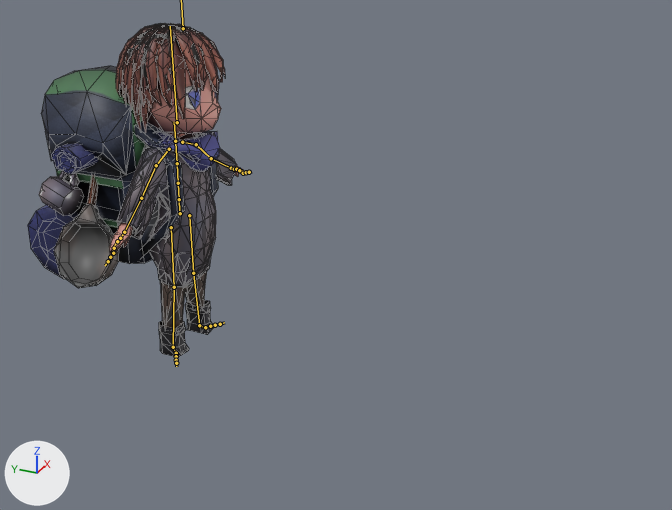
A saved change to the FBX model Assets/Models/BellonLowPolly.fbx.
The view is the same before and after, from a 50 mm lens placed at (-7.16, -4.85, 4.81), pointed at (-0.06, -1.65, 1.26). Every picture has the same lights, and +X, +Y and +Z are marked at lower left. The bones that bend it are drawn over the model as lines. Mesh edges are drawn as thin lines.

The first picture shows 'BellonBackpack', 'BellonBody'.
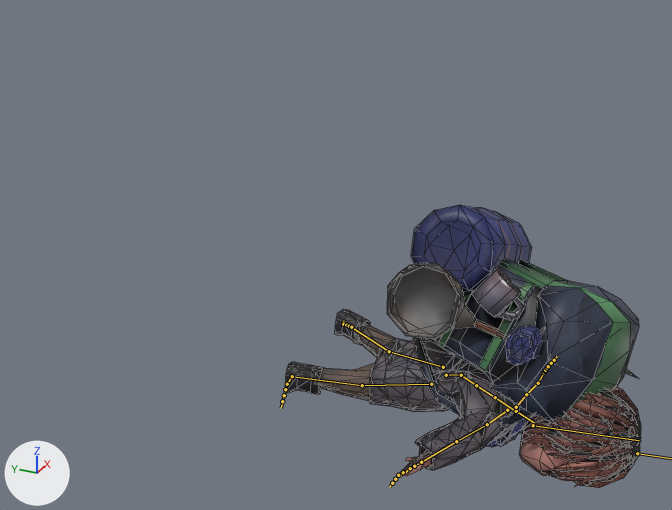
The newer file adds an action. The first version stands in its rest pose; the second is drawn at frame 160 of the action 'BellonPlayer|Die'.

Where the change shows, as pixel boxes (x1, y1, x2, y2) in the pictures (672 x 510 px):
'BellonBackpack', posed (32% wider)
    before: (28, 66, 218, 288)
    after: (387, 205, 639, 427)
'BellonBody', posed (162% wider, 46% shorter)
    before: (109, 23, 244, 357)
    after: (286, 309, 641, 488)
bone 'mixamorig:Hips', root to tip
    before: (180, 213) to (178, 197)
    after: (446, 375) to (463, 374)
bone 'mixamorig:Spine', root to tip
    before: (179, 199) to (178, 183)
    after: (461, 375) to (476, 385)
bone 'mixamorig:Head', root to tip
    before: (177, 122) to (170, 26)
    after: (533, 425) to (639, 440)
bone 'mixamorig:LeftShoulder', root to tip
    before: (182, 142) to (196, 144)
    after: (516, 407) to (526, 394)
bone 'mixamorig:LeftArm', root to tip
    before: (196, 144) to (211, 158)
    after: (526, 394) to (538, 383)
bone 'mixamorig:LeftForeArm', root to tip
    before: (211, 158) to (231, 168)
    after: (538, 383) to (544, 372)
bone 'mixamorig:LeftHandIndex1', root to tip
    before: (234, 169) to (236, 169)
    after: (545, 371) to (545, 370)
bone 'mixamorig:LeftHandIndex3', root to tip
    before: (239, 170) to (242, 170)
    after: (547, 368) to (550, 364)
bone 'mixamorig:RightShoulder', root to tip
    before: (169, 149) to (156, 165)
    after: (507, 410) to (487, 424)
bone 'mixamorig:RightArm', root to tip
    before: (156, 165) to (141, 198)
    after: (487, 424) to (456, 441)
bone 'mixamorig:RightForeArm', root to tip
    before: (141, 198) to (124, 232)
    after: (456, 441) to (421, 462)
bone 'mixamorig:RightHand', root to tip
    before: (124, 232) to (120, 238)
    after: (421, 462) to (414, 466)
bone 'mixamorig:RightHandIndex2', root to tip
    before: (117, 241) to (113, 247)
    after: (410, 468) to (404, 473)
bone 'mixamorig:LeftUpLeg', root to tip
    before: (189, 215) to (193, 273)
    after: (443, 367) to (389, 351)
bone 'mixamorig:LeftLeg', root to tip
    before: (193, 273) to (199, 325)
    after: (389, 351) to (343, 322)
bone 'mixamorig:RightUpLeg', root to tip
    before: (171, 227) to (174, 287)
    after: (431, 384) to (362, 385)
bone 'mixamorig:RightLeg', root to tip
    before: (174, 287) to (173, 347)
    after: (362, 385) to (292, 376)

The change, as a list of edits to the scene's bpy script:
```text
Change bone_mixamorig_hips:
    where bone_mixamorig_hips = bpy.data.objects['BellonPlayer'].pose.bones['mixamorig:Hips']
    bone_mixamorig_hips.location: (0.0, 0.0, 0.0) -> (0.0, -114.0, 280.0)
    bone_mixamorig_hips.rotation_quaternion: (1.0, 0.0, 0.0, 0.0) -> (0.8, 0.6, 0.0, 0.0)  # degrees (0, 0, 0) -> degrees (74, 0, 0)
Change bone_mixamorig_spine:
    where bone_mixamorig_spine = bpy.data.objects['BellonPlayer'].pose.bones['mixamorig:Spine']  # child of 'mixamorig:Hips'
    bone_mixamorig_spine.rotation_quaternion: (1.0, 0.0, 0.0, 0.0) -> (0.938, 0.281, -0.194, 0.062)  # degrees (0, 0, 0) -> degrees (33, -23, 0)
Change bone_mixamorig_head:
    where bone_mixamorig_head = bpy.data.objects['BellonPlayer'].pose.bones['mixamorig:Head']  # child of 'mixamorig:Neck'
    bone_mixamorig_head.rotation_quaternion: (1.0, 0.0, 0.0, 0.0) -> (0.954, -0.199, 0.211, -0.083)  # degrees (0, 0, 0) -> degrees (-26, 22, -15)
Change bone_mixamorig_leftshoulder:
    where bone_mixamorig_leftshoulder = bpy.data.objects['BellonPlayer'].pose.bones['mixamorig:LeftShoulder']  # child of 'mixamorig:Spine2'
    bone_mixamorig_leftshoulder.rotation_quaternion: (1.0, 0.0, 0.0, 0.0) -> (0.972, -0.118, 0.078, -0.188)  # degrees (0, 0, 0) -> degrees (-15, 6, -23)
Change bone_mixamorig_leftarm:
    where bone_mixamorig_leftarm = bpy.data.objects['BellonPlayer'].pose.bones['mixamorig:LeftArm']  # child of 'mixamorig:LeftShoulder'
    bone_mixamorig_leftarm.rotation_quaternion: (1.0, 0.0, 0.0, 0.0) -> (0.855, -0.133, -0.476, 0.156)  # degrees (0, 0, 0) -> degrees (-36, -51, 38)
Change bone_mixamorig_leftforearm:
    where bone_mixamorig_leftforearm = bpy.data.objects['BellonPlayer'].pose.bones['mixamorig:LeftForeArm']  # child of 'mixamorig:LeftArm'
    bone_mixamorig_leftforearm.rotation_quaternion: (1.0, 0.0, 0.0, 0.0) -> (0.985, 0.167, -0.004, -0.041)  # degrees (0, 0, 0) -> degrees (19, 0, -5)
Change bone_mixamorig_lefthandindex1:
    where bone_mixamorig_lefthandindex1 = bpy.data.objects['BellonPlayer'].pose.bones['mixamorig:LeftHandIndex1']  # child of 'mixamorig:LeftHand'
    bone_mixamorig_lefthandindex1.rotation_quaternion: (1.0, 0.0, 0.0, 0.0) -> (0.991, 0.12, 0.0, 0.063)  # degrees (0, 0, 0) -> degrees (14, -1, 7)
Change bone_mixamorig_lefthandindex3:
    where bone_mixamorig_lefthandindex3 = bpy.data.objects['BellonPlayer'].pose.bones['mixamorig:LeftHandIndex3']  # child of 'mixamorig:LeftHandIndex2'
    bone_mixamorig_lefthandindex3.rotation_quaternion: (1.0, 0.0, 0.0, 0.0) -> (0.995, -0.054, 0.025, -0.079)  # degrees (0, 0, 0) -> degrees (-6, 2, -9)
Change bone_mixamorig_rightshoulder:
    where bone_mixamorig_rightshoulder = bpy.data.objects['BellonPlayer'].pose.bones['mixamorig:RightShoulder']  # child of 'mixamorig:Spine2'
    bone_mixamorig_rightshoulder.rotation_quaternion: (1.0, 0.0, 0.0, 0.0) -> (0.929, -0.099, -0.187, -0.305)  # degrees (0, 0, 0) -> degrees (-4, -24, -35)
Change bone_mixamorig_rightarm:
    where bone_mixamorig_rightarm = bpy.data.objects['BellonPlayer'].pose.bones['mixamorig:RightArm']  # child of 'mixamorig:RightShoulder'
    bone_mixamorig_rightarm.rotation_quaternion: (1.0, 0.0, 0.0, 0.0) -> (0.945, -0.134, -0.29, 0.075)  # degrees (0, 0, 0) -> degrees (-20, -32, 15)
Change bone_mixamorig_rightforearm:
    where bone_mixamorig_rightforearm = bpy.data.objects['BellonPlayer'].pose.bones['mixamorig:RightForeArm']  # child of 'mixamorig:RightArm'
    bone_mixamorig_rightforearm.rotation_quaternion: (1.0, 0.0, 0.0, 0.0) -> (0.996, 0.083, 0.0, 0.033)  # degrees (0, 0, 0) -> degrees (10, 0, 4)
Change bone_mixamorig_righthand:
    where bone_mixamorig_righthand = bpy.data.objects['BellonPlayer'].pose.bones['mixamorig:RightHand']  # child of 'mixamorig:RightForeArm'
    bone_mixamorig_righthand.rotation_quaternion: (1.0, 0.0, 0.0, 0.0) -> (0.996, 0.089, 0.0, -0.006)  # degrees (0, 0, 0) -> degrees (10, 0, -1)
Change bone_mixamorig_righthandindex2:
    where bone_mixamorig_righthandindex2 = bpy.data.objects['BellonPlayer'].pose.bones['mixamorig:RightHandIndex2']  # child of 'mixamorig:RightHandIndex1'
    bone_mixamorig_righthandindex2.rotation_quaternion: (1.0, 0.0, 0.0, 0.0) -> (0.996, -0.092, 0.0, -0.006)  # degrees (0, 0, 0) -> degrees (-11, 0, -1)
Change bone_mixamorig_leftupleg:
    where bone_mixamorig_leftupleg = bpy.data.objects['BellonPlayer'].pose.bones['mixamorig:LeftUpLeg']  # child of 'mixamorig:Hips'
    bone_mixamorig_leftupleg.rotation_quaternion: (1.0, 0.0, 0.0, 0.0) -> (0.985, -0.079, 0.08, 0.128)  # degrees (0, 0, 0) -> degrees (-8, 10, 14)
Change bone_mixamorig_leftleg:
    where bone_mixamorig_leftleg = bpy.data.objects['BellonPlayer'].pose.bones['mixamorig:LeftLeg']  # child of 'mixamorig:LeftUpLeg'
    bone_mixamorig_leftleg.rotation_quaternion: (1.0, 0.0, 0.0, 0.0) -> (0.994, -0.109, 0.005, 0.0)  # degrees (0, 0, 0) -> degrees (-13, 1, 0)
Change bone_mixamorig_rightupleg:
    where bone_mixamorig_rightupleg = bpy.data.objects['BellonPlayer'].pose.bones['mixamorig:RightUpLeg']  # child of 'mixamorig:Hips'
    bone_mixamorig_rightupleg.rotation_quaternion: (1.0, 0.0, 0.0, 0.0) -> (0.991, -0.065, -0.029, -0.11)  # degrees (0, 0, 0) -> degrees (-7, -4, -12)
Change bone_mixamorig_rightleg:
    where bone_mixamorig_rightleg = bpy.data.objects['BellonPlayer'].pose.bones['mixamorig:RightLeg']  # child of 'mixamorig:RightUpLeg'
    bone_mixamorig_rightleg.rotation_quaternion: (1.0, 0.0, 0.0, 0.0) -> (0.994, -0.112, -0.005, 0.0)  # degrees (0, 0, 0) -> degrees (-13, -1, 0)
```
